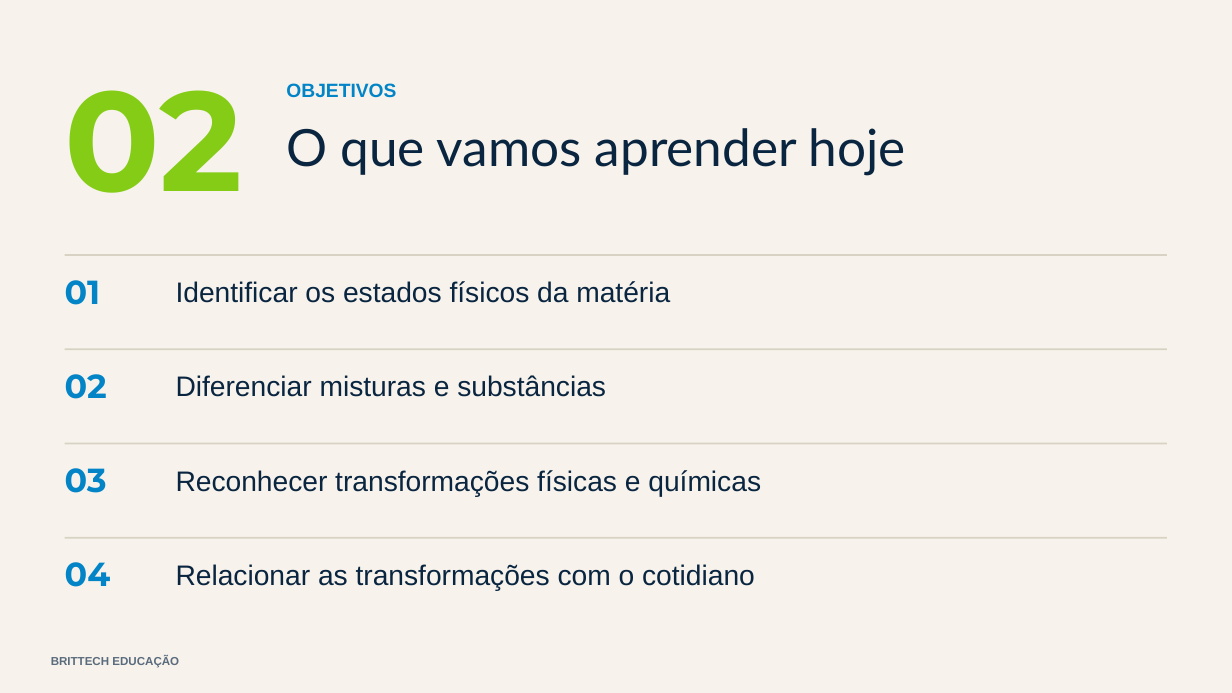
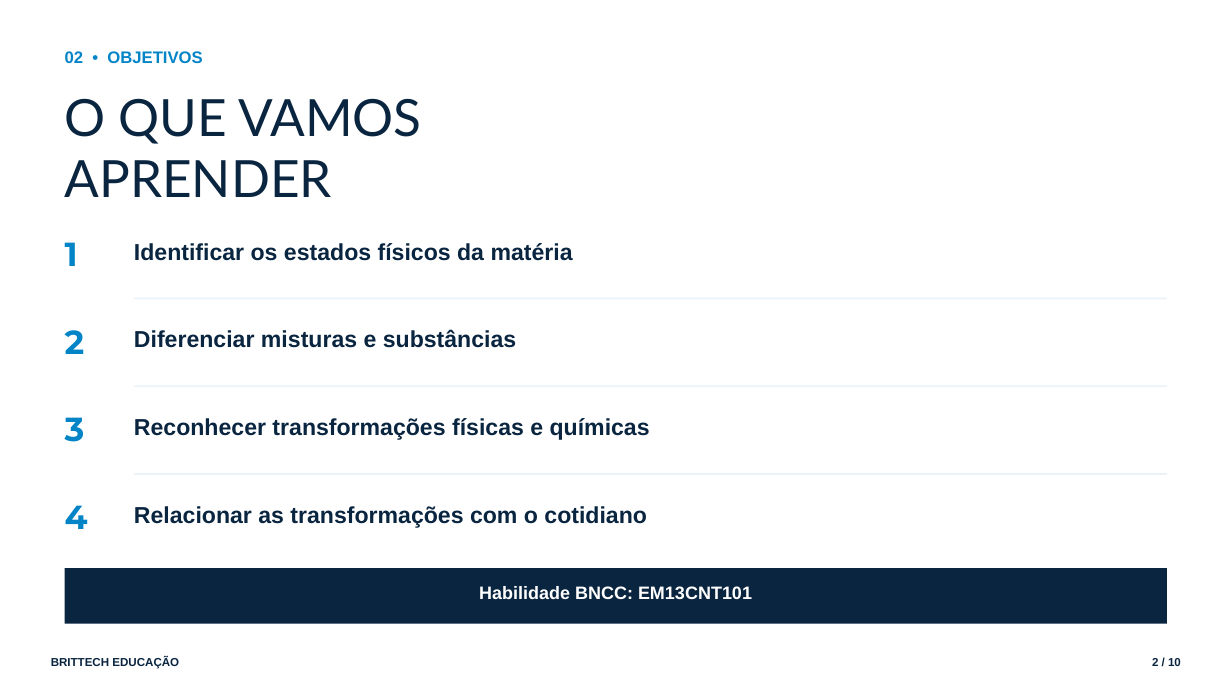
Before and after one commit to thiagollipe-web/brittech-educacao-aulas, a slide deck: slide 2 of ensino-medio/quimica-1serie-materia-transformacoes.pptx. Drawn at 1232x693 pixels with LibreOffice and Linux fonts; fonts in the diff are those of the drawing. Boxes give left, top, right and bottom in pixels: in the first picture for what was removed or moved away, otherwise in the second. Text is boxed around its words. In the diff, an @@ line names an element or a change of style, - is before the commit and + after.

```diff
--- a/ensino-medio/quimica-1serie-materia-transformacoes.pptx
+++ b/ensino-medio/quimica-1serie-materia-transformacoes.pptx
@@ rectangle removed at bbox=[0, 0, 1232, 693] @@
@@ text at bbox=[65, 51, 202, 63]: text changed; size 110 to 13 pt; font Montserrat to Arial; text colour #84CC16 to #0284C7 @@
-02
+02 • OBJETIVOS
@@ text removed at bbox=[286, 83, 396, 98] @@
-OBJETIVOS
@@ text at bbox=[65, 98, 421, 197]: text changed @@
-O que vamos aprender hoje
+O QUE VAMOS
+APRENDER
@@ text "Identificar os estados físicos da ...": place and size @@
-text "Identificar os estados físicos da ..." at bbox=[176, 281, 670, 303]
+text "Identificar os estados físicos da ..." at bbox=[134, 243, 573, 261]
@@ text at bbox=[65, 242, 78, 266]: text changed @@
-01
+1
@@ rectangle removed at bbox=[65, 254, 1167, 256] @@
@@ rectangle: place and size @@
-rectangle at bbox=[65, 348, 1167, 350]
+rectangle at bbox=[134, 298, 1167, 299]
@@ text "Diferenciar misturas e substâncias": place and size @@
-text "Diferenciar misturas e substâncias" at bbox=[176, 375, 606, 397]
+text "Diferenciar misturas e substâncias" at bbox=[134, 329, 516, 348]
@@ text at bbox=[65, 330, 85, 354]: text changed @@
-02
+2
@@ rectangle: place and size @@
-rectangle at bbox=[65, 443, 1167, 445]
+rectangle at bbox=[134, 385, 1167, 387]
@@ text at bbox=[65, 417, 85, 442]: text changed @@
-03
+3
@@ text "Reconhecer transformações físicas e químicas": place and size @@
-text "Reconhecer transformações físicas e químicas" at bbox=[176, 470, 761, 497]
+text "Reconhecer transformações físicas e químicas" at bbox=[134, 418, 650, 440]
@@ fill #D8D2C4 to #EAF3FA in 3 elements at bbox=[134, 298, 1167, 299], bbox=[134, 385, 1167, 387], bbox=[134, 473, 1167, 475] @@
@@ rectangle: place and size @@
-rectangle at bbox=[65, 537, 1167, 539]
+rectangle at bbox=[134, 473, 1167, 475]
@@ text at bbox=[65, 505, 88, 529]: text changed @@
-04
+4
@@ size 22 to 18 pt, bold on; line spacing 1 to 1.05; less space between paragraphs in 4 elements at bbox=[134, 243, 573, 261], bbox=[134, 329, 516, 348], bbox=[134, 418, 650, 440], bbox=[134, 506, 647, 528] @@
@@ text "Relacionar as transformações com o ...": place and size @@
-text "Relacionar as transformações com o ..." at bbox=[176, 564, 755, 591]
+text "Relacionar as transformações com o ..." at bbox=[134, 506, 647, 528]
@@ rectangle added at bbox=[65, 568, 1167, 624], fill #0A2540 @@
@@ text added at bbox=[479, 586, 752, 599], 14 pt, text #FFFFFF, bold @@
+Habilidade BNCC: EM13CNT101
@@ text "BRITTECH EDUCAÇÃO" at bbox=[51, 657, 179, 669]: text colour #5A6B7D to #0A2540; line spacing 1 to 1.05; less space between paragraphs @@
@@ text added at bbox=[1152, 658, 1181, 666], 9 pt, text #0A2540, bold @@
+2 / 10
```
Also in this commit, not shown: 3 other slides changed, 6 slides added, 4 slides removed, 4 other files.
